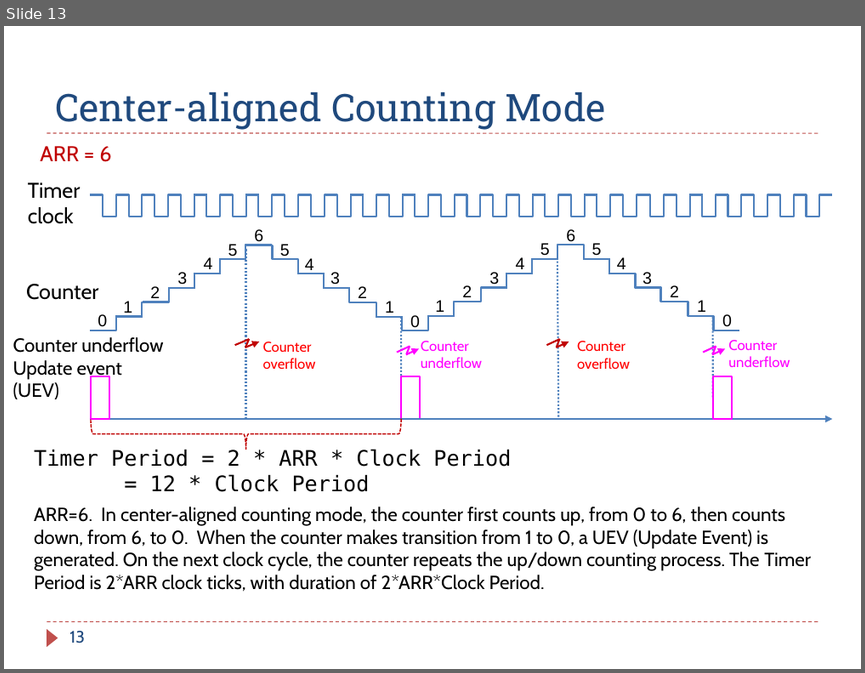
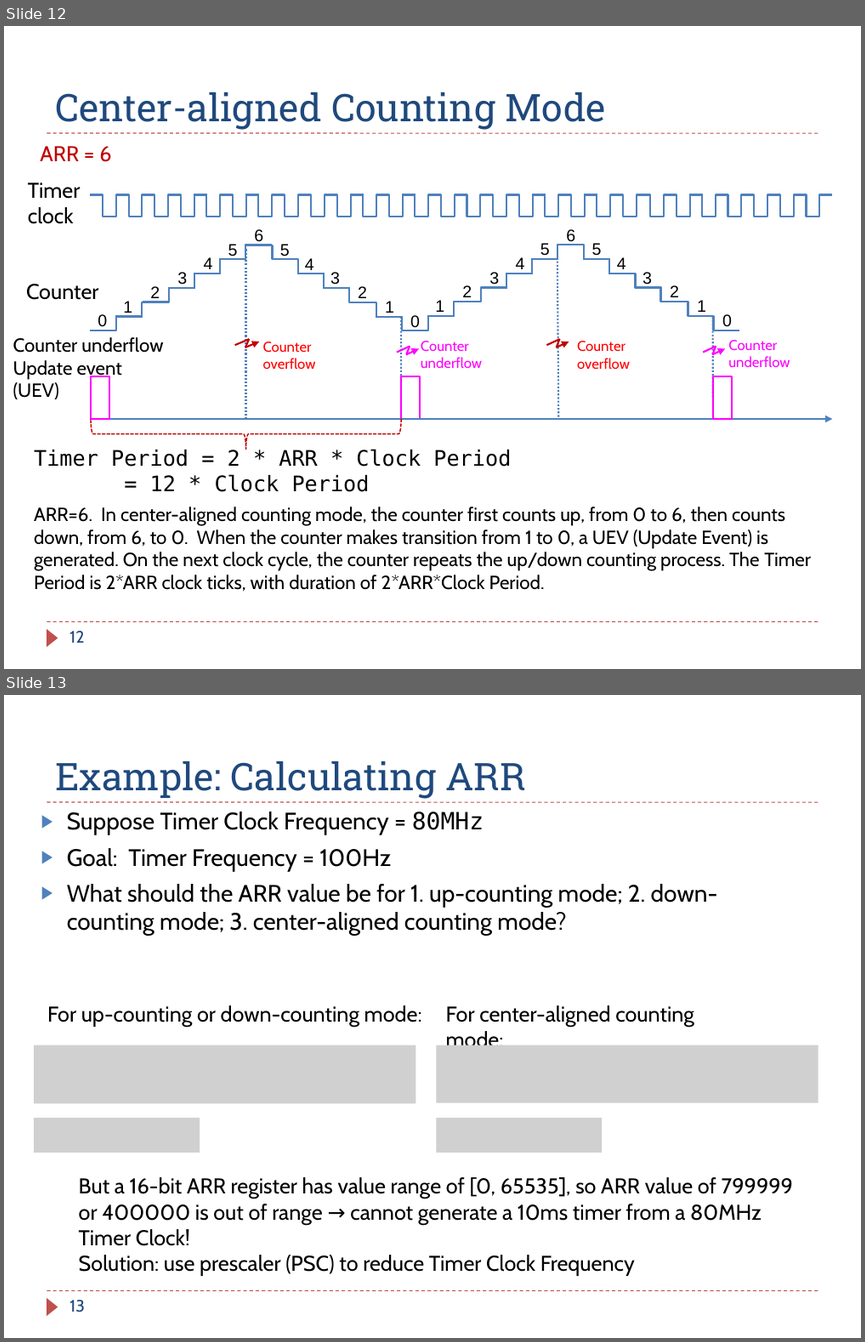
Before and after one commit to guhofstra/CSC111Fa25, a slide deck: PPTs/Ch16_Timer_PWM.pptx. Shown one above the other, each under a label of ours: slide 13 before the commit, slides 12 and 13 after it. The pictures are 865x673 and 865x1342 pixels, drawn with LibreOffice and Linux fonts; fonts in the diff are those of the drawing; grey boxes stand for pictures. Boxes give left, top, right and bottom in pixels: in the first picture for what was removed or moved away, otherwise in the second. Text is boxed around its words. In the diff, an @@ line names an element or a change of style, - is before the commit and + after.

```diff
--- a/PPTs/Ch16_Timer_PWM.pptx
+++ b/PPTs/Ch16_Timer_PWM.pptx
@@ slide 13 added at [4,695,861,1338], background #FFFFFF; not listed: 3 template elements that a slide beside it also shows @@
@@ title added at [55,761,526,799], 32 pt, text #1F497D @@
+Example: Calculating ARR
@@ text added at [67,811,718,936], 20 pt, text #000000 @@
+▶ Suppose Timer Clock Frequency = 80MHz
+▶ Goal: Timer Frequency = 100Hz
+▶ What should the ARR value be for 1. up-counting mode; 2. down-counting mode; 3. center-aligned counting mode?
@@ text added at [47,1005,422,1027], 18 pt, text #000000 @@
+For up-counting or down-counting mode:
@@ text added at [446,1005,694,1045], 18 pt, text #000000 @@
+For center-aligned counting mode:
@@ picture added at [34,1044,416,1103] @@
@@ picture added at [436,1044,818,1102] @@
@@ picture added at [34,1117,200,1151] @@
@@ picture added at [436,1117,602,1151] @@
@@ text added at [79,1177,793,1276], 18 pt, text #000000 @@
+But a 16-bit ARR register has value range of [0, 65535], so ARR value of 799999 or 400000 is out of range → cannot generate a 10ms timer from a 80MHz Timer Clock!
+Solution: use prescaler (PSC) to reduce Timer Clock Frequency
@@ page number added at [69,1299,85,1312], 14 pt, text #1F497D @@
+13
@@ what was slide 13 is now slide 12 @@
@@ page number at [69,630,84,642]: text changed @@
-13
+12
```
Also in this commit, not shown: 1 other slide added, 1 slide removed, 9 other files.
